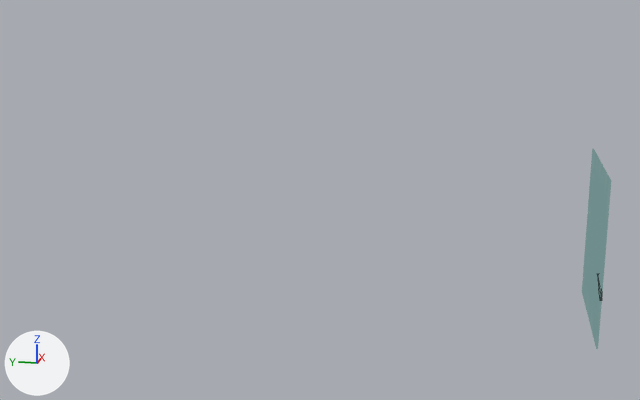
A saved change to the Blender file Scenes/BlenderGuru_Tutorial_SmashingGlass/BlenderGuru_Tutorial_SmashingGlass_Ani1_Take3.blend.
Both versions are drawn from a camera (50 mm lens) standing at (-45.2, 5.2, 13.4) and looking at (-0.1, 14.2, 2.1). Every picture has the same lights, and +X, +Y and +Z are marked at lower left. Mesh edges are drawn as thin lines on the coarser meshes.

Script lines for the objects in view, before the commit:
```python
me_circle = bpy.data.meshes.new('Circle')
me_circle.from_pydata(...)  # 449 vertices, 449 faces; spans x -5.8..5.8, y -3.3..9.3, z -26.7..3.3
me_circle.materials.append(mat_rocket)
ob_ani1_layer0_rocket_big = bpy.data.objects.new('Ani1_Layer0_Rocket_big', me_circle)
ob_ani1_layer0_rocket_big.location = (0.0, 3.39, 0.47)
ob_ani1_layer0_rocket_big.rotation_euler = (1.571, 0.000163, 0.000299)  # degrees (90, 0, 0)
ob_ani1_layer0_rocket_big.hide_set(True)  # its collection is switched off
```
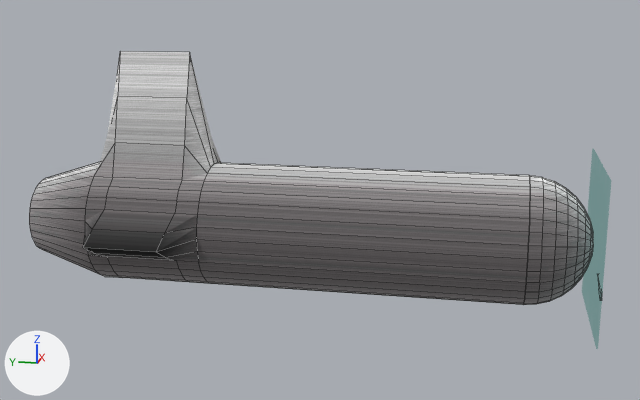
Boxes (x1, y1, x2, y2) around the edits, measured in the pictures (640 x 400 px):
```json
{"object": "Ani1_Layer0_Rocket_big", "change": "shown", "after": [29, 51, 593, 305]}
```

The change, as JSON lines over the scene's bpy script:
```json
{"op": "remove", "block": "ob_ani1_layer0_rocket_big", "code": "ob_ani1_layer0_rocket_big.hide_set(True)  # its collection is switched off"}
```
